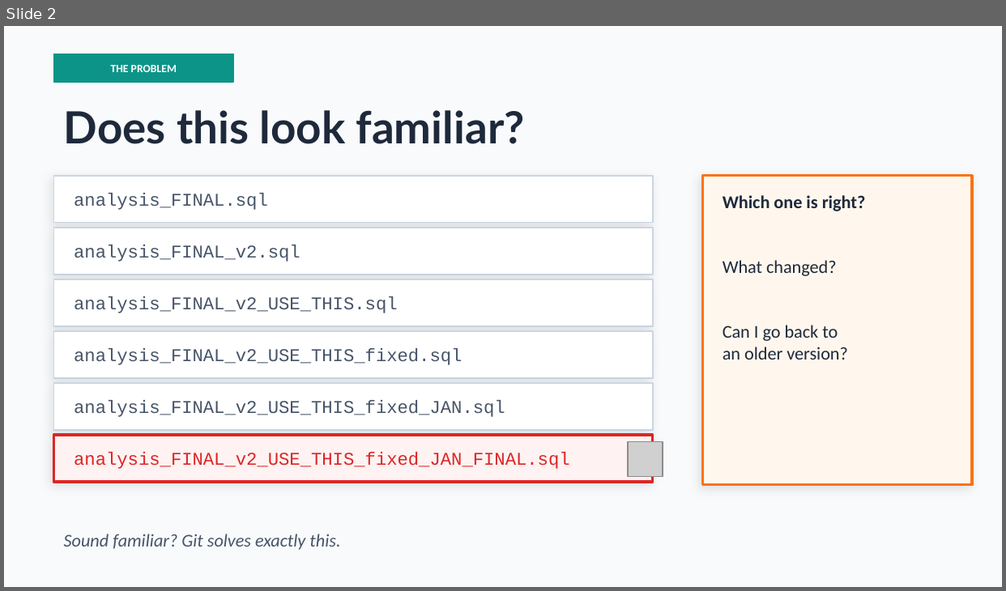
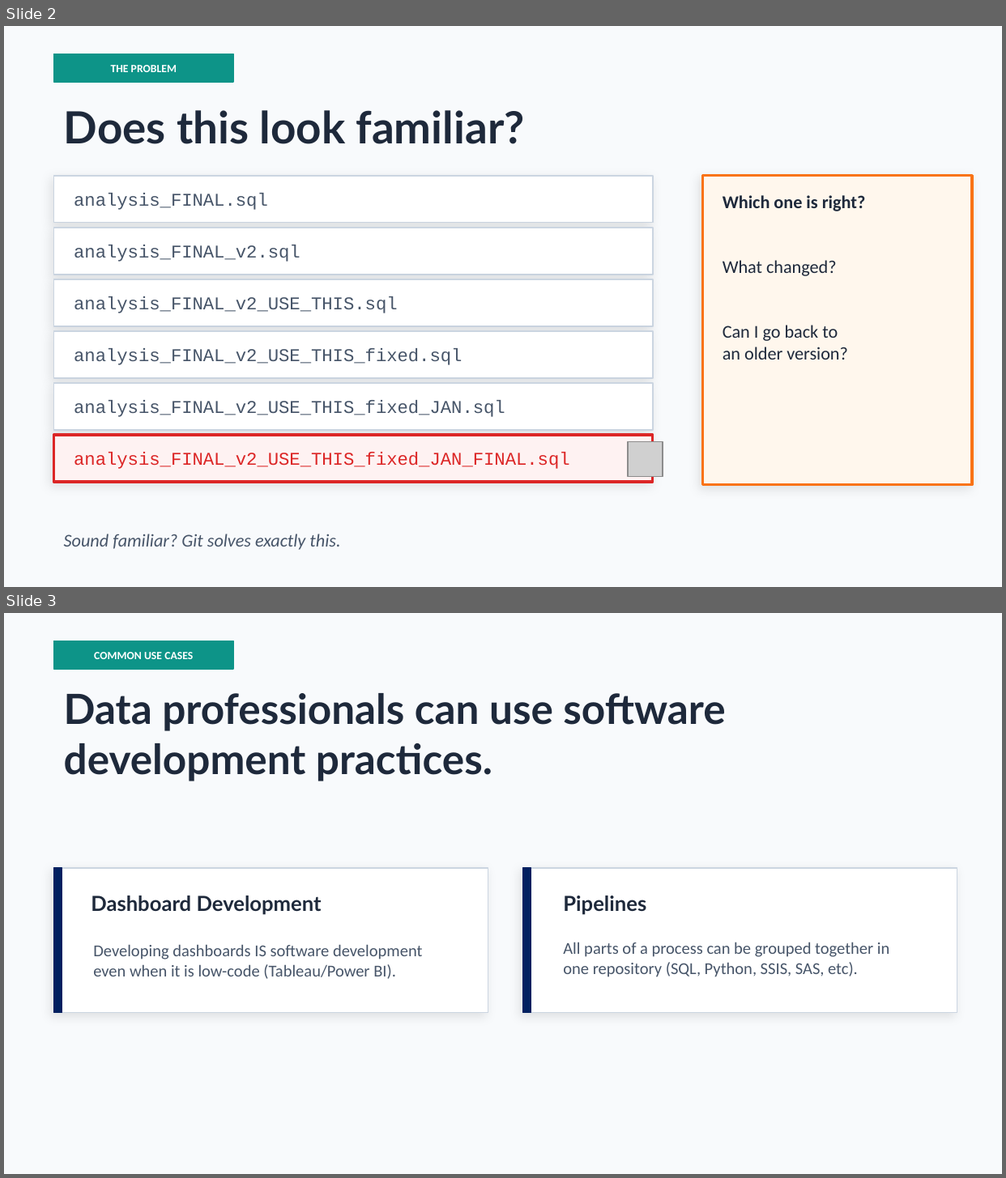
Before and after one commit to illinoisdmi/git-and-github-resources, a slide deck: presentations/GitHub_Introduction_I-AIR SEO.pptx. Shown one above the other, each under a label of ours: slide 2 before the commit, slides 2 and 3 after it. The pictures are 1006x591 and 1006x1178 pixels, drawn with LibreOffice and Linux fonts; fonts in the diff are those of the drawing; grey boxes stand for pictures. Boxes give left, top, right and bottom in pixels: in the first picture for what was removed or moved away, otherwise in the second. Text is boxed around its words. In the diff, an @@ line names an element or a change of style, - is before the commit and + after.

```diff
--- a/presentations/GitHub_Introduction_I-AIR SEO.pptx
+++ b/presentations/GitHub_Introduction_I-AIR SEO.pptx
@@ slide 3 added at (4, 613, 1002, 1174), background #F8FAFC @@
@@ rectangle added at (54, 641, 233, 669), fill #0D9488, outline #0D9488 1 pt @@
@@ text added at (94, 652, 193, 659), 8 pt, text #FFFFFF, bold @@
+COMMON USE CASES
@@ text added at (64, 693, 725, 781), 30 pt, text #1E293B, bold @@
+Data professionals can use software development practices.
@@ rectangle added at (54, 868, 488, 1013), fill #FFFFFF, outline #CBD5E1 1 pt @@
@@ rectangle added at (54, 868, 62, 1013), fill #002060, outline #002060 1 pt @@
@@ rectangle added at (523, 868, 957, 1013), fill #FFFFFF, outline #CBD5E1 1 pt @@
@@ rectangle added at (523, 868, 530, 1013), fill #002060, outline #002060 1 pt @@
@@ text added at (91, 896, 322, 915), 15 pt, text #1E293B, bold @@
+Dashboard Development
@@ text added at (563, 896, 646, 915), 15 pt, text #1E293B, bold @@
+Pipelines
@@ text added at (93, 944, 422, 979), 12 pt, text #475569 @@
+Developing dashboards IS software development even when it is low-code (Tableau/Power BI).
@@ text added at (563, 942, 889, 977), 12 pt, text #475569 @@
+All parts of a process can be grouped together in one repository (SQL, Python, SSIS, SAS, etc).
```
Also in this commit, not shown: 1 slide changed, 1 other file.
